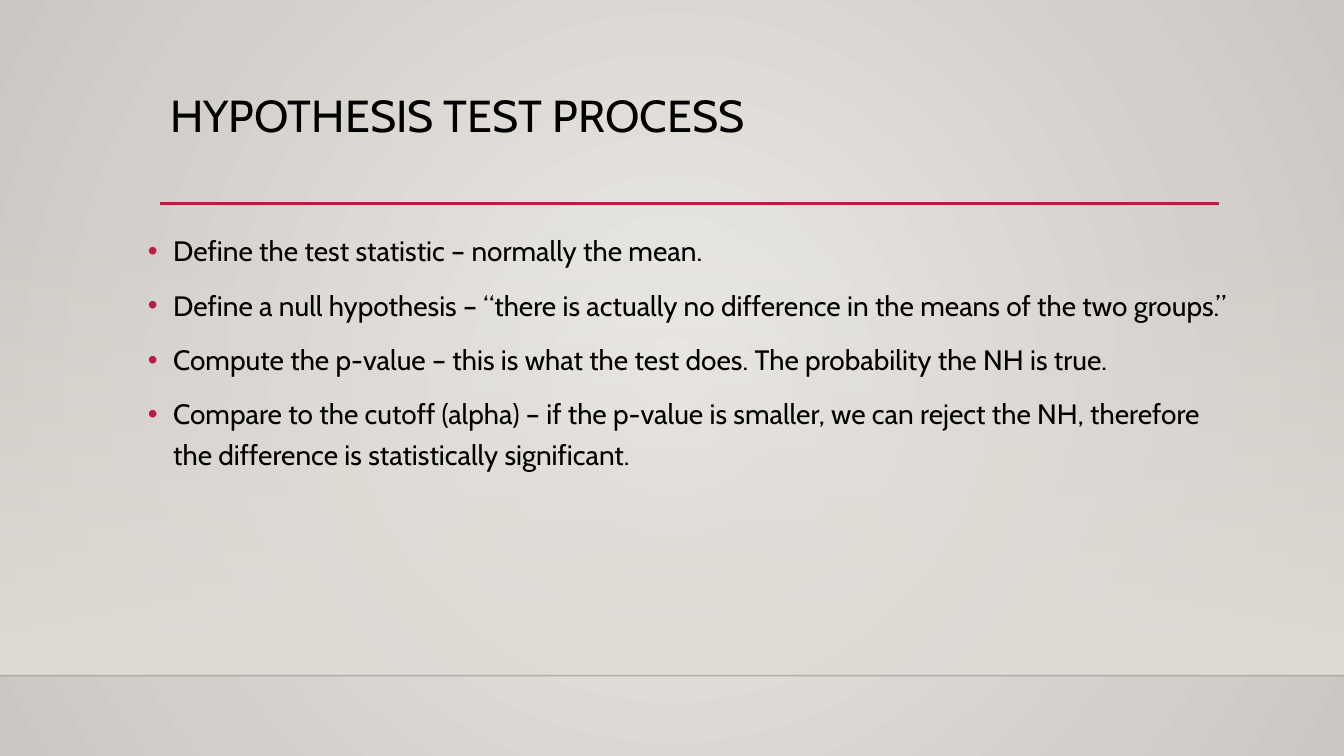
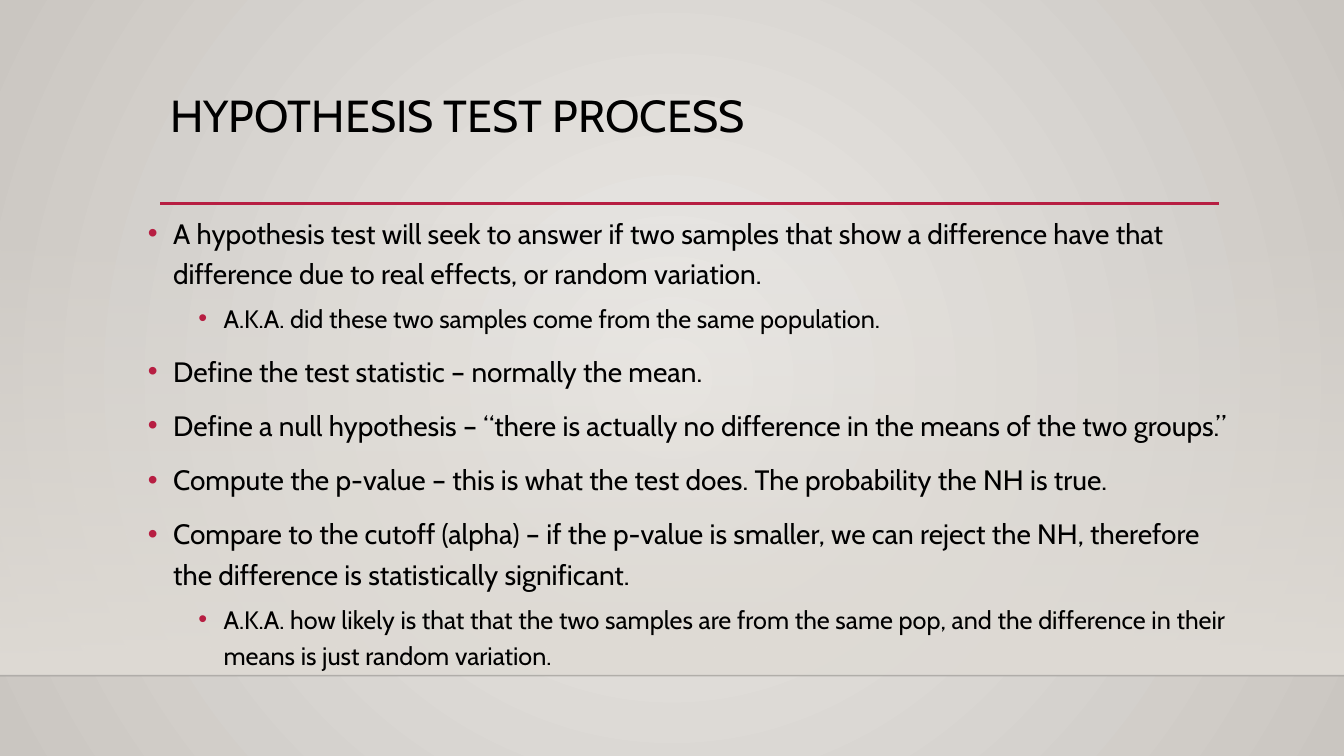
Before and after one commit to AkeemSemper/Basic_Stats_in_Python_Student_Workbooks, a slide deck: slide 6 of reference_material/slides/018_Hypothesis_Test.pptx (slide 5 before the commit). Drawn at 1344x756 pixels with LibreOffice and Linux fonts; fonts in the diff are those of the drawing; background and template pictures are left out. Boxes give left, top, right and bottom in pixels: in the first picture for what was removed or moved away, otherwise in the second. Text is boxed around its words. In the diff, an @@ line names an element or a change of style, - is before the commit and + after.

```diff
--- a/reference_material/slides/018_Hypothesis_Test.pptx
+++ b/reference_material/slides/018_Hypothesis_Test.pptx
@@ text "A hypothesis test will seek ..." moved from (x1=173, y1=240, x2=1226, y2=471) to (x1=173, y1=223, x2=1226, y2=671) @@
@@ text at (x1=173, y1=223, x2=1163, y2=334): paragraphs added @@
+• A hypothesis test will seek to answer if two samples that show a difference have that difference due to real effects, or random variation.
+  • A.K.A. did these two samples come from the same population.
@@ text at (x1=224, y1=610, x2=1225, y2=671): paragraph added @@
+  • A.K.A. how likely is that that the two samples are from the same pop, and the difference in their means is just random variation.
```
Also in this commit, not shown: 7 other slides changed, 1 slide added, 12 other files.
